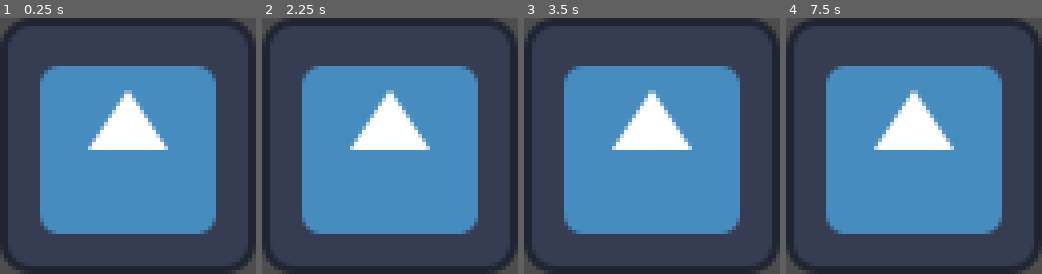
Above: before the commit, frames 1-4 (left to right).
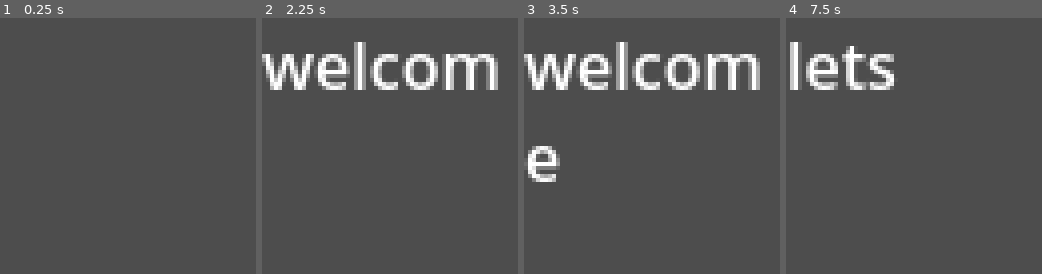
Above: after the commit, the same moments.

Repository: SnekOfSpice/lowrezjam-2025-2
Game: Godot game, scene res://main.tscn
Same seed, same stepped clock (60 frames per second), same inputs: the game is played once before the commit and once after it. The engine's default icon, where the game draws it, is replaced by a stand-in: a white triangle on a blue panel in a dark square.
Inputs (mouse positions are in pixels of both pictures, inside the frame that each line leads up to):
- Up to frame 1 (0.25 s): no input
- Up to frame 2 (2.25 s): tap Enter at 0.5, 2 s; move the mouse to (446, 133) at 0.52 s; tap Space at 1.25 s; move the mouse to (338, 158) at 1.27 s; move the mouse to (415, 89) at 2.02 s
- Up to frame 3 (3.5 s): tap Space at 2.75 s; move the mouse to (639, 197) at 2.77 s
- Up to frame 4 (7.5 s): tap Enter at 3.5 s; move the mouse to (990, 184) at 3.52 s; tap Space at 4.25 s; move the mouse to (837, 107) at 4.27 s; move the mouse to (926, 146) at 5.02 s; move the mouse to (875, 82) at 5.77 s; move the mouse to (970, 133) at 6.52 s; move the mouse to (862, 158) at 7.27 s

The runs differ from the first frame. In frame 1, 57% of the frame differs, in the area x 0-100%, y 0-100%; in frame 2, 62%; in frame 3, 63%; in frame 4, 60%.

Commit message:
some game loop stuff

Diff:
--- /dev/null
+++ b/game/src/stencil/stencil.gd
@@ -0,0 +1,8 @@
+extends Sprite2D
+class_name Stencil
+
+signal start_level
+
+func _process(delta: float) -> void:
+	if get_local_mouse_position() == $StartMarker.position:
+		emit_signal("start_level")
--- /dev/null
+++ b/game/src/stencil/stencils/utah.tscn
@@ -0,0 +1,13 @@
+[gd_scene load_steps=4 format=3 uid="uid://bt7slau8bxvoe"]
+
+[ext_resource type="Texture2D" uid="uid://cri83lx2i82j6" path="res://game/images/utah.png" id="1_ty0d3"]
+[ext_resource type="Script" uid="uid://cmj5jya5464st" path="res://game/src/stencil/stencil.gd" id="2_fiiac"]
+[ext_resource type="Texture2D" uid="uid://1f0a5aw5fvhc" path="res://game/start_marker.png" id="3_tfact"]
+
+[node name="Utah" type="Sprite2D"]
+texture = ExtResource("1_ty0d3")
+script = ExtResource("2_fiiac")
+
+[node name="StartMarker" type="Sprite2D" parent="."]
+position = Vector2(-19, -10)
+texture = ExtResource("3_tfact")
--- /dev/null
+++ b/main.gd
@@ -0,0 +1,51 @@
+extends Node2D
+
+const LEVELS := [
+	"utah"
+]
+
+var level : String
+var level_counter := 0
+
+var show_time_per_character := 0.04
+var hide_time_per_character := 0.01
+
+func _ready() -> void:
+	%Notification.visible_characters = 0
+
+	notify(["welcome", "lets play a game"], 2, place_level.bind(0))
+
+func place_level(number:int):
+	if number >= LEVELS.size():
+		push_warning("Tried starting level %s but we only have %s levels" % [number, LEVELS.size()])
+		return
+
+	for child in %LevelContainer.get_children():
+		child.queue_free()
+
+	var level_path := "res://game/src/stencil/stencils/%s.tscn" % LEVELS[number]
+	var instance : Stencil = load(level_path).instantiate()
+	%LevelContainer.add_child(instance)
+	instance.start_level.connect(start_level)
+
+	notify(["MOUSE 2 CROSS"], 1)
+
+func start_level():
+	print("start")
+
+var notification_tween
+func notify(messages:Array, initial_delay:=0.0, callable_at_end:=Callable()):
+	if notification_tween:
+		notification_tween.kill()
+	notification_tween = create_tween()
+	for i in messages.size():
+		var message : String = messages[i]
+		if i == 0:
+			notification_tween.tween_property(%Notification, "text", message, 0).set_delay(initial_delay)
+		else:
+			notification_tween.tween_property(%Notification, "text", message, 0).set_delay(1)
+		notification_tween.tween_property(%Notification, "visible_characters", message.length(), message.length() * show_time_per_character)
+		notification_tween.tween_property(%Notification, "visible_characters", 0, message.length() * hide_time_per_character).set_delay(4)
+
+	if callable_at_end:
+		notification_tween.finished.connect(callable_at_end)
--- a/main.tscn
+++ b/main.tscn
@@ -1,17 +1,33 @@
 [gd_scene load_steps=2 format=3 uid="uid://cc35ked1dq50k"]
 
-[ext_resource type="Texture2D" uid="uid://drjfd1navkl50" path="res://icon.svg" id="1_ig7tw"]
+[ext_resource type="Script" uid="uid://bwrth7h78aucm" path="res://main.gd" id="1_ig7tw"]
 
 [node name="Main" type="Node2D"]
+script = ExtResource("1_ig7tw")
 
-[node name="TextureRect" type="TextureRect" parent="."]
+[node name="LevelContainer" type="Node2D" parent="."]
+unique_name_in_owner = true
+position = Vector2(32, 32)
+
+[node name="CanvasLayer" type="CanvasLayer" parent="."]
+
+[node name="Control" type="Control" parent="CanvasLayer"]
 custom_minimum_size = Vector2(64, 64)
+layout_mode = 3
+anchors_preset = 0
+offset_right = 40.0
+offset_bottom = 40.0
+
+[node name="Notification" type="RichTextLabel" parent="CanvasLayer/Control"]
+unique_name_in_owner = true
+layout_mode = 1
 anchors_preset = 15
 anchor_right = 1.0
 anchor_bottom = 1.0
-offset_right = 64.0
-offset_bottom = 64.0
+offset_left = -0.5
+offset_right = -0.5
 grow_horizontal = 2
 grow_vertical = 2
-texture = ExtResource("1_ig7tw")
-expand_mode = 2
+bbcode_enabled = true
+text = "MOUSE 2 CROSS"
+fit_content = true
--- a/project.godot
+++ b/project.godot
@@ -23,5 +23,10 @@
 
 [rendering]
 
+textures/canvas_textures/default_texture_filter=0
 renderer/rendering_method="gl_compatibility"
 renderer/rendering_method.mobile="gl_compatibility"
+textures/vram_compression/import_etc2_astc=true
+textures/lossless_compression/force_png=true
+2d/snap/snap_2d_transforms_to_pixel=true
+2d/snap/snap_2d_vertices_to_pixel=true
Binary file added: game/images/utah.png
Not shown, added: game/images/utah.png.import
Not shown, added: game/src/stencil/stencil.gd.uid
Binary file added: game/start_marker.png
Not shown, added: game/start_marker.png.import
Not shown, added: main.gd.uid
